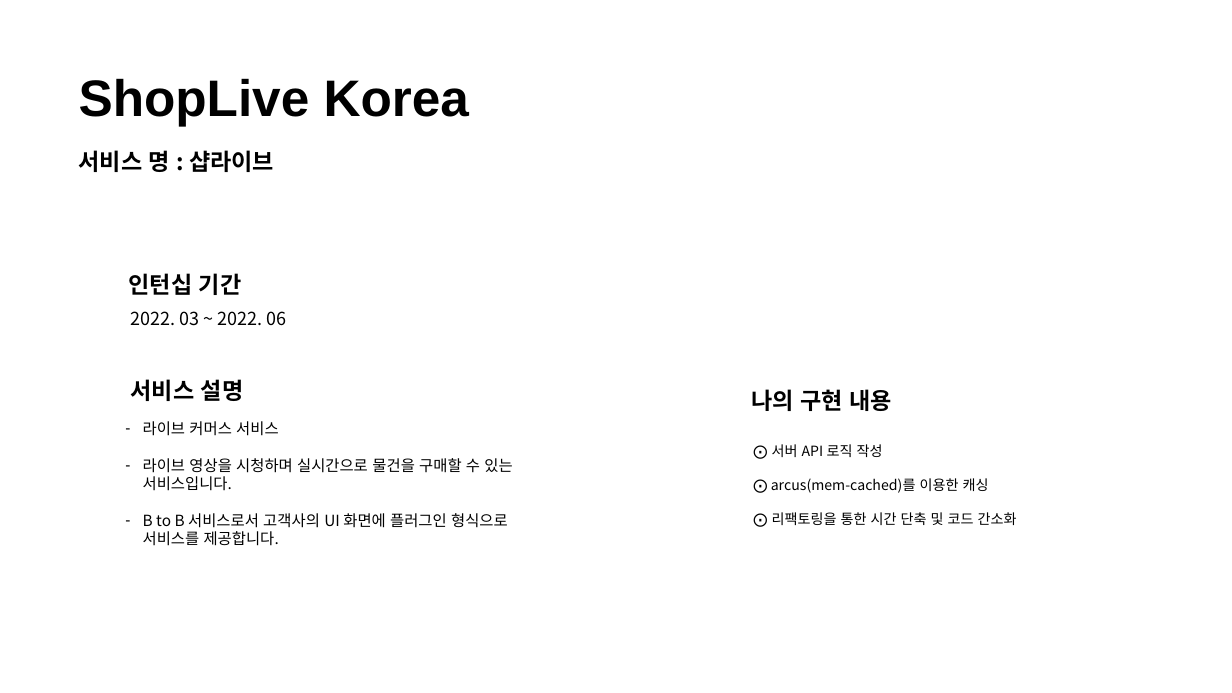
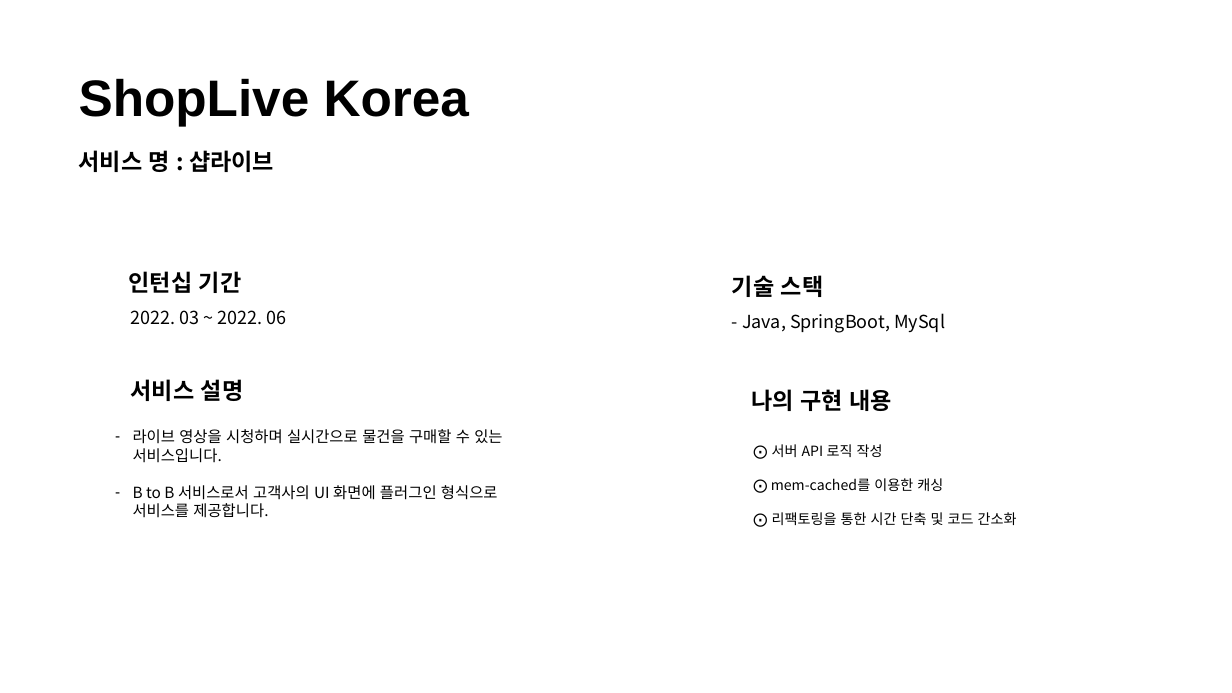
Before and after one commit to ohjinhokor/PortFolio, a slide deck: slide 9 of 오진호 포트폴리오.pptx. Drawn at 1232x693 pixels with LibreOffice and Linux fonts; fonts in the diff are those of the drawing; background and template pictures are left out. Boxes give left, top, right and bottom in pixels: in the first picture for what was removed or moved away, otherwise in the second. Text is boxed around its words. In the diff, an @@ line names an element or a change of style, - is before the commit and + after.

```diff
--- a/오진호 포트폴리오.pptx
+++ b/오진호 포트폴리오.pptx
@@ text added at (732, 275, 824, 297), 18 pt, text #000000, bold @@
+기술 스택
@@ text added at (742, 313, 945, 333), 14 pt, text #000000 @@
+- Java, SpringBoot, MySql
@@ text "라이브 영상을 시청하며 실시간으로 물건을 ...": place and size @@
-text "라이브 영상을 시청하며 실시간으로 물건을 ..." at (143, 421, 512, 546)
+text "라이브 영상을 시청하며 실시간으로 물건을 ..." at (133, 429, 502, 518)
@@ text at (143, 421, 278, 436): paragraph removed @@
-– 라이브 커머스 서비스
@@ text at (771, 478, 943, 491): text changed @@
-⨀ arcus(mem-cached)를 이용한 캐싱
+⨀ mem-cached를 이용한 캐싱
```
Also in this commit, not shown: 9 other slides changed, 1 slide added, 1 slide removed, 4 other files.
